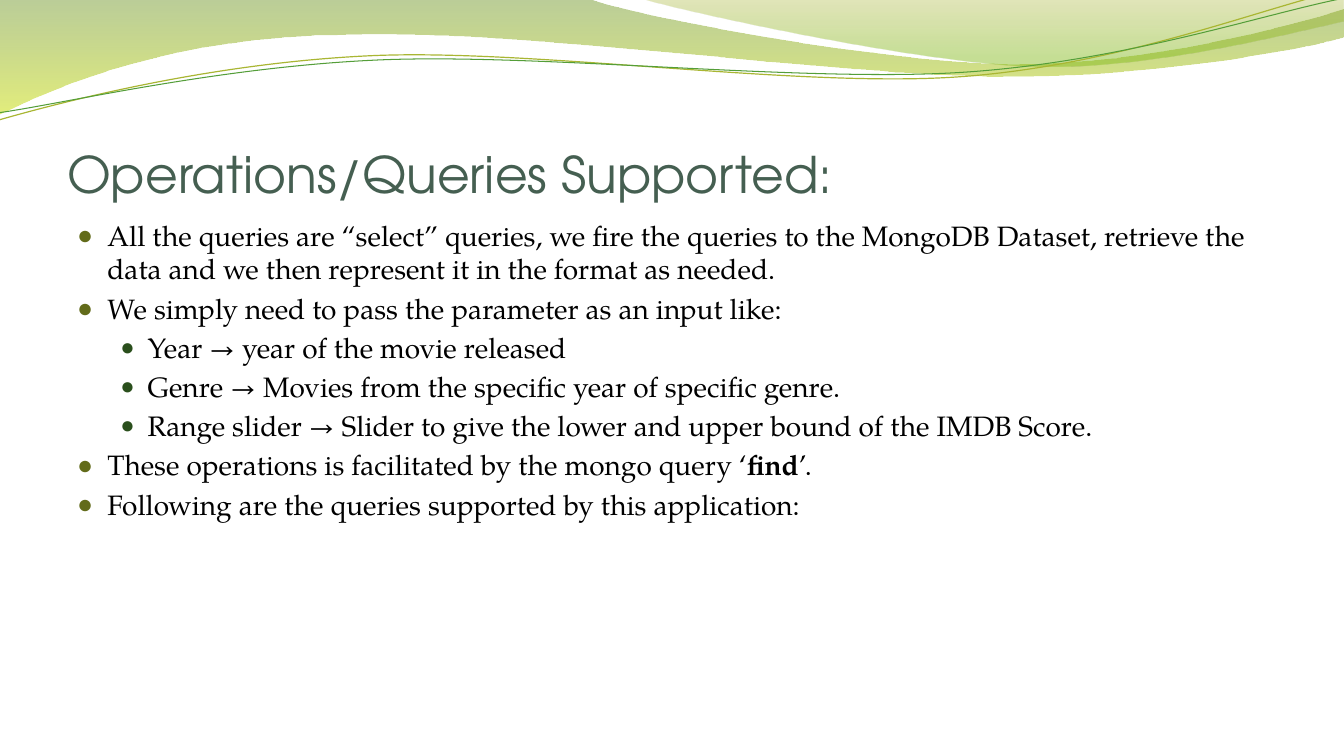
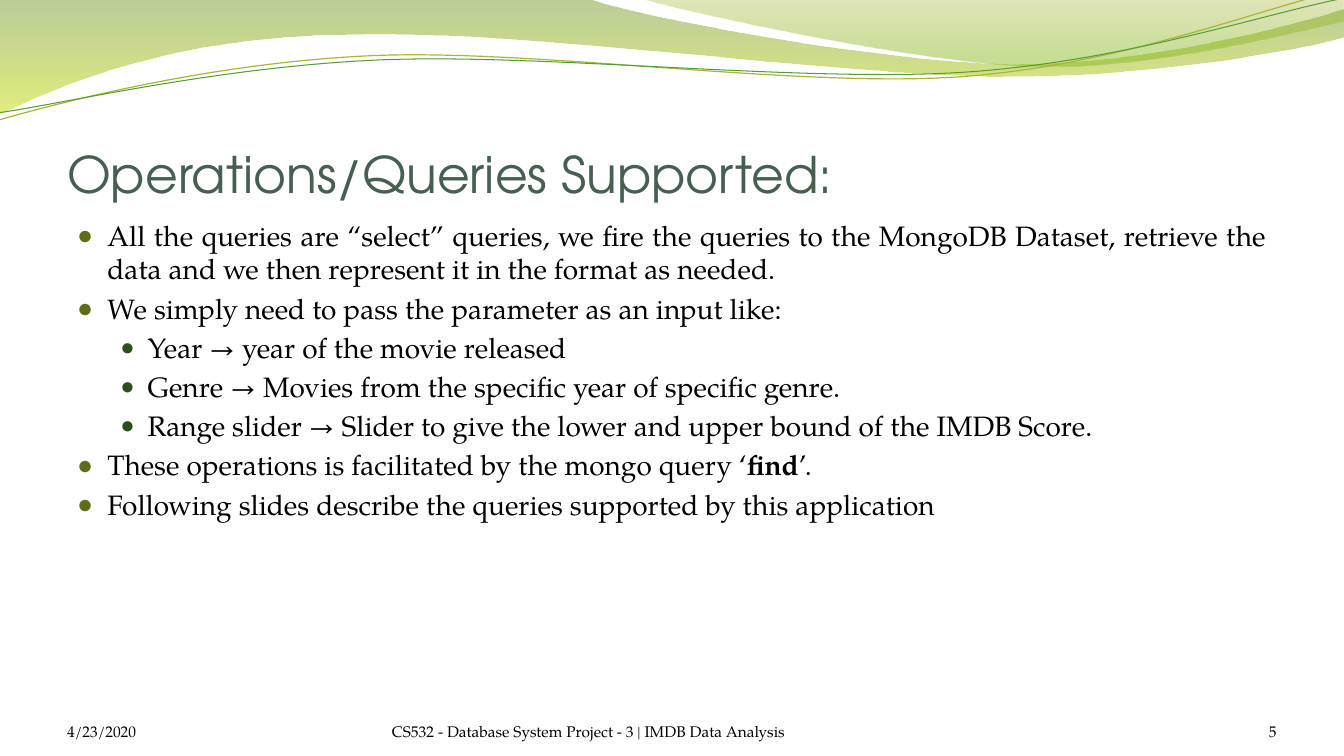
Before and after one commit to satrio-yudhoatmojo/CS532-Database-Systems-Spring-2020, a slide deck: slide 5 of Project-03/docs/saraf-yudhoatmojo_Presentation.pptx (slide 4 before the commit). Drawn at 1344x756 pixels with LibreOffice and Linux fonts; fonts in the diff are those of the drawing; background and template pictures are left out. Boxes give left, top, right and bottom in pixels: in the first picture for what was removed or moved away, otherwise in the second. Text is boxed around its words. In the diff, an @@ line names an element or a change of style, - is before the commit and + after.

```diff
--- a/Project-03/docs/saraf-yudhoatmojo_Presentation.pptx
+++ b/Project-03/docs/saraf-yudhoatmojo_Presentation.pptx
@@ text at <box>107,225,1265,483</box>: alignment left to justified @@
@@ text at <box>107,494,934,523</box>: text changed @@
-● Following are the queries supported by this application:
+● Following slides describe the queries supported by this application
@@ text added at <box>67,726,136,740</box>, 11 pt, text #000000 @@
+4/23/2020
@@ text added at <box>392,726,785,742</box>, 11 pt, text #000000 @@
+CS532 - Database System Project - 3 | IMDB Data Analysis
@@ page number added at <box>1269,726,1277,738</box>, 11 pt, text #000000 @@
+5
```
Also in this commit, not shown: 3 other slides changed, 9 slides added, 3 slides removed.
